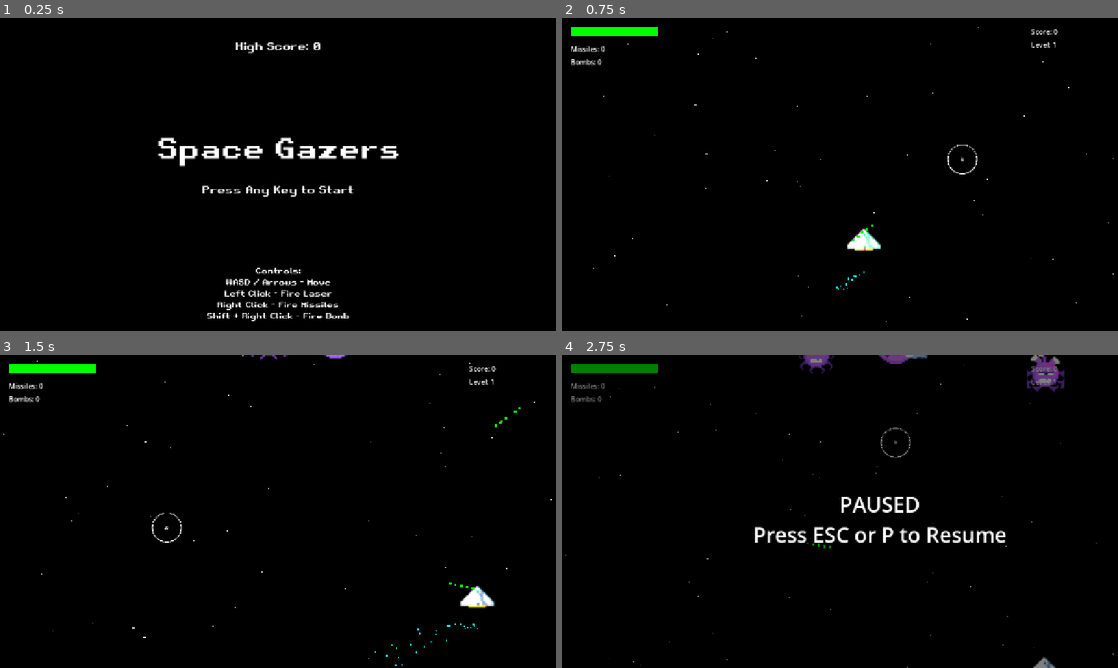
Above: before the commit, frames 1-4 (two rows, left to right).
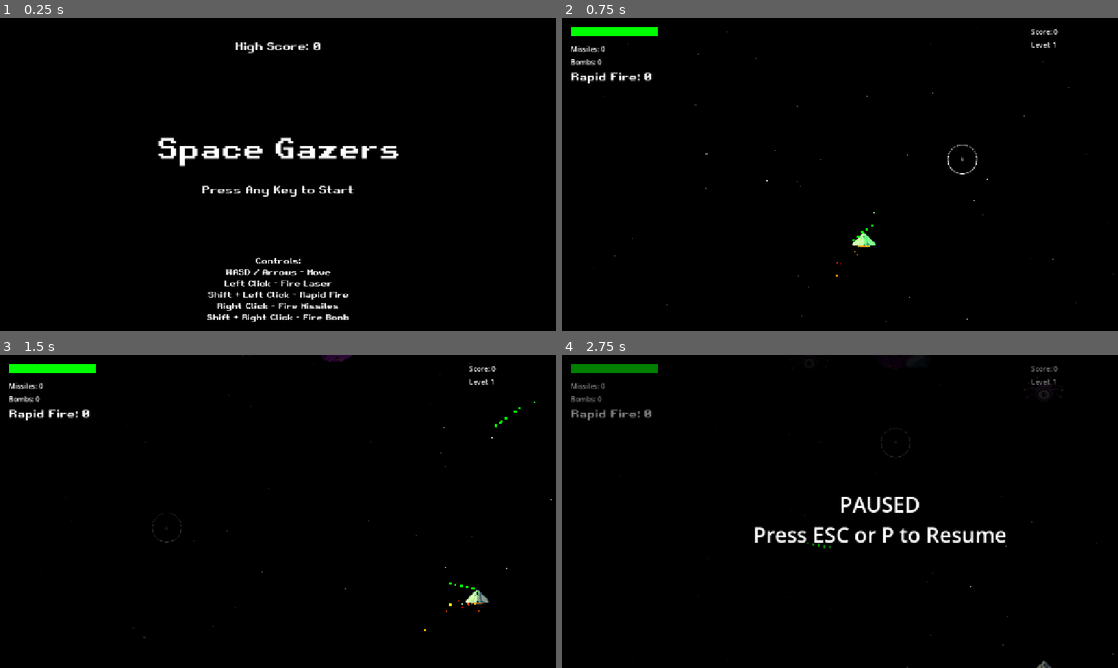
Above: after the commit, the same moments.

Repository: michaeldolearyjr/space-gazers
Game: Godot game, scene res://main_menu.tscn
The game is run twice, just before and just after one commit, with the same random seed, the same clock (stepped at 60 frames per second) and the same inputs. Sound files missing from this copy of the repository are replaced by a short silence.
Inputs (mouse positions are in pixels of both pictures, inside the frame that each line leads up to):
- Up to frame 1 (0.25 s): no input
- Up to frame 2 (0.75 s): tap Enter at 0.5 s; move the mouse to (962, 158) at 0.52 s; hold Right (ui_right) from 0.53 s (still down); hold Shift from 0.53 s (still down); click (962, 158) at 0.67 s
- Up to frame 3 (1.5 s): move the mouse to (166, 527) at 1.27 s; release Right (ui_right) at 1.28 s; release Shift at 1.28 s; hold Down (ui_down) from 1.28 s (still down); tap Shift at 1.35 s; click (166, 527) at 1.42 s
- Up to frame 4 (2.75 s): move the mouse to (895, 442) at 2.02 s; release Down (ui_down) at 2.03 s; hold Right (ui_right) from 2.03 s (still down); hold Shift from 2.03 s (still down); tap P at 2.1 s; click (895, 442) at 2.17 s

The runs differ from the first frame. In frame 1, 1.5% of the frame differs, in the area x 37-63%, y 76-98%; in frame 2, 0.6%; in frame 3, 0.8%; in frame 4, 1.3%.

Commit message:
updating game art

Diff:
--- a/asteroid.gd
+++ b/asteroid.gd
@@ -40,7 +40,7 @@
 	hp -= amount
 	if hp <= 0:
 		if get_node_or_null("/root/Global"):
-			get_node("/root/Global").add_score(100)
+			get_node("/root/Global").add_score(10000)
 		var gameplay = get_tree().current_scene
 		if gameplay and gameplay.has_method("play_explosion"):
 			gameplay.play_explosion(global_position, Color.GRAY)
--- a/enemy_ship.gd
+++ b/enemy_ship.gd
@@ -5,6 +5,7 @@
 var speedy: float = 0
 var bullet_timer: float = 0.0
 var anim_timer: float = 0.0
+var hit_timer: float = 0.0
 
 func _ready() -> void:
 	scale = Vector2(3.5, 3.5)
@@ -12,9 +13,18 @@
 	collision_mask = 17
 	body_entered.connect(_on_body_entered)
 
+	if has_node("Sprite2D"):
+		$Sprite2D.hframes = 1
+		$Sprite2D.vframes = 1
+		var tex = $Sprite2D.texture
+		if tex:
+			var frame_width = tex.get_width()
+			var sprite_scale = 32.0 / frame_width
+			$Sprite2D.scale = Vector2(sprite_scale, sprite_scale)
+
 	if has_node("CollisionShape2D"):
 		var circle = CircleShape2D.new()
-		circle.radius = 8.0
+		circle.radius = 16.0
 		$CollisionShape2D.shape = circle
 
 	speedx = randf_range(-6.0, 6.0) * 10.0
@@ -24,12 +34,14 @@
 	# Removed AnimationPlayer default play so custom animation logic works
 
 func _process(delta: float) -> void:
-	anim_timer += delta
-	if anim_timer > 0.1:
-		anim_timer = 0.0
-		if has_node("Sprite2D"):
-			var s = $Sprite2D
-			s.frame = (s.frame + 1) % s.hframes
+	if hit_timer > 0:
+		hit_timer -= delta
+		if hit_timer <= 0 and has_node("Sprite2D"):
+			$Sprite2D.modulate = Color.WHITE
+
+	if has_node("Sprite2D"):
+		$Sprite2D.rotation += 3.0 * delta # Continually rotate
+
 
 	global_position.x += speedx * delta
 	global_position.y += speedy * delta
@@ -40,7 +52,7 @@
 
 	if global_position.y > viewport_rect.size.y + 100:
 		if get_node_or_null("/root/Global"):
-			get_node("/root/Global").add_score(-int(speedy * 2))
+			get_node("/root/Global").add_score(-int(speedy * 200))
 		queue_free()
 
 	queue_redraw()
@@ -58,9 +70,14 @@
 
 func take_damage(amount: int):
 	hp -= amount
+
+	if has_node("Sprite2D"):
+		$Sprite2D.modulate = Color(5, 0, 0, 1) # Bright solid red flash
+		hit_timer = 0.1
+
 	if hp <= 0:
 		if get_node_or_null("/root/Global"):
-			get_node("/root/Global").add_score(5000)
+			get_node("/root/Global").add_score(500000)
 		var gameplay = get_tree().current_scene
 		if gameplay and gameplay.has_method("play_explosion"):
 			gameplay.play_explosion(global_position, Color.BLUE)
--- a/gameplay.gd
+++ b/gameplay.gd
@@ -15,6 +15,7 @@
 @onready var level_label = $UI/LevelLabel
 @onready var missile_label = $UI/MissileAmmoLabel
 @onready var bomb_label = $UI/BombAmmoLabel
+var rapid_fire_label: Label
 
 var spawn_timer: float = 0.0
 
@@ -48,7 +49,7 @@
 
 	var global = get_node_or_null("/root/Global")
 	if global:
-		max_enemies_per_level = 10 + (global.level * 5)
+		max_enemies_per_level = 15 + (global.level * 10)
 		max_enemy_ships_per_level = global.level * 1
 
 	# Start background music if present
@@ -57,6 +58,7 @@
 		if stream is AudioStreamOggVorbis:
 			stream.loop = true
 		$MusicPlayer.stream = stream
+		$MusicPlayer.volume_db = -10.0
 		$MusicPlayer.play()
 
 	# Setup Healthbar
@@ -81,6 +83,15 @@
 		missile_label.position = Vector2(20, 60)
 	if has_node("UI/BombAmmoLabel"):
 		bomb_label.position = Vector2(20, 90)
+
+	# Create rapid fire label
+	rapid_fire_label = Label.new()
+	rapid_fire_label.position = Vector2(20, 120)
+	var font = load("res://assets/RetroGaming.ttf")
+	if font:
+		rapid_fire_label.add_theme_font_override("font", font)
+		rapid_fire_label.add_theme_font_size_override("font_size", 24)
+	$UI.add_child(rapid_fire_label)
 
 	if has_node("UI/FadeOverlay"):
 		$UI/FadeOverlay.hide()
@@ -167,6 +178,7 @@
 	var sfx = AudioStreamPlayer2D.new()
 	sfx.stream = load("res://assets/audio/explosion.ogg")
 	sfx.global_position = pos
+	sfx.volume_db = -10.0
 	add_child(sfx)
 	sfx.play()
 	sfx.finished.connect(sfx.queue_free)
@@ -243,7 +255,7 @@
 			enemy_ships_spawned_this_level = 0
 			var global = get_node_or_null("/root/Global")
 			if global:
-				max_enemies_per_level = 10 + (global.level * 5)
+				max_enemies_per_level = 15 + (global.level * 10)
 				max_enemy_ships_per_level = global.level * 1
 		_update_ui()
 		return
@@ -289,6 +301,8 @@
 		healthbar.value = (float(player.health) / 196.0) * 100.0
 		missile_label.text = "Missiles: " + str(player.missiles_ammo)
 		bomb_label.text = "Bombs: " + str(player.bombs_ammo)
+		if is_instance_valid(rapid_fire_label):
+			rapid_fire_label.text = "Rapid Fire: " + str(player.rapid_fire_ammo)
 
 func _handle_spawning(delta: float):
 	if level_timer >= level_duration:
@@ -302,13 +316,14 @@
 		var global = get_node_or_null("/root/Global")
 		var current_level = global.level if global else 1
 
-		spawn_timer = max(0.1, 0.5 - (current_level * 0.02)) # Spawns get faster
-		var speed_multiplier = 1.0 + (current_level * 0.15) # Speed increases
-
-		# Probability checks based on level (simplified)
+		spawn_timer = max(0.05, 0.5 - (current_level * 0.08)) # Spawns get much faster
+		var speed_multiplier = 1.0 + (current_level * 0.4) # Speed increases aggressively
+
+		# Probability checks based on level
 		var rand = randf()
 
-		if rand < 0.2:
+		var gazer_prob = min(0.8, 0.2 + (current_level * 0.1))
+		if rand < gazer_prob:
 			var g = gazer_template.duplicate()
 			g.show()
 			var viewport = get_viewport_rect()
@@ -338,6 +353,8 @@
 		if rand < 0.02:
 			var p = powerup_template.duplicate()
 			p.show()
+			var types = ["health", "rapid", "missile", "bomb"]
+			p.type = types[randi() % types.size()]
 			var viewport = get_viewport_rect()
 			p.global_position = Vector2(randf_range(0, viewport.size.x), -50)
 			$Powerups.add_child(p)
@@ -382,3 +399,17 @@
 		dir = (player.global_position - pos).normalized()
 	laser.velocity = dir * 400.0
 	$EnemyBullets.add_child(laser)
+
+func spawn_gazer_laser(pos: Vector2):
+	var laser = red_laser_template.duplicate()
+	laser.show()
+	laser.global_position = pos
+	laser.modulate = Color.PURPLE
+	laser.laser_color = Color.PURPLE
+	if laser.has_node("Sprite2D"):
+		laser.get_node("Sprite2D").modulate = Color.PURPLE
+	var dir = Vector2(0, 1) # default down
+	if is_instance_valid(player):
+		dir = (player.global_position - pos).normalized()
+	laser.velocity = dir * 400.0
+	$EnemyBullets.add_child(laser)
--- a/gameplay.tscn
+++ b/gameplay.tscn
@@ -2,8 +2,8 @@
 
 [ext_resource type="Script" uid="uid://0fivahx02qdv" path="res://player.gd" id="1_n4psk"]
 [ext_resource type="Script" uid="uid://cj0f4scxdhu5b" path="res://gameplay.gd" id="1_oe8ih"]
+[ext_resource type="Texture2D" uid="uid://4r4u6r4nhx8v" path="res://assets/images/player_ship.png" id="3_eglai"]
 [ext_resource type="Script" uid="uid://duj88plc1nt78" path="res://laser.gd" id="3_fbudy"]
-[ext_resource type="Texture2D" uid="uid://dsqt0pty2a50q" path="res://assets/images/ship_pixel.png" id="3_x2ust"]
 [ext_resource type="AudioStream" uid="uid://bjevfx0iw0grg" path="res://assets/audio/shoot.ogg" id="3_xuee5"]
 [ext_resource type="Texture2D" uid="uid://3e0ifh7g15ut" path="res://assets/images/light.png" id="4_eglai"]
 [ext_resource type="Script" uid="uid://coyvvw3prwafu" path="res://gazer.gd" id="5_0m7cd"]
@@ -14,10 +14,10 @@
 [ext_resource type="Script" uid="uid://b5umv44n7tpmj" path="res://cursor.gd" id="8_7y1a3"]
 [ext_resource type="Texture2D" uid="uid://b56au7chihoau" path="res://assets/images/cursor.png" id="8_m1ld8"]
 [ext_resource type="Script" uid="uid://bram08r3pak68" path="res://redlaser.gd" id="9_2em84"]
-[ext_resource type="Texture2D" uid="uid://xueob1s68rvk" path="res://assets/images/beholder.png" id="11_0kugc"]
+[ext_resource type="Texture2D" uid="uid://bodmquogfj1xc" path="res://gazer.png" id="13_eglai"]
 [ext_resource type="Texture2D" uid="uid://n861mxci02bj" path="res://assets/images/asteroid_sm.png" id="13_hwi80"]
-[ext_resource type="Texture2D" uid="uid://cq82vmeytn7x1" path="res://assets/images/enemy_ship.png" id="15_td3eq"]
 [ext_resource type="Script" uid="uid://dwkggviro1nfk" path="res://powerup.gd" id="16_yr68n"]
+[ext_resource type="Texture2D" uid="uid://dnfb1e2lnvs8" path="res://assets/images/enemy_ship_3.png" id="17_eglai"]
 
 [sub_resource type="CircleShape2D" id="CircleShape2D_smepj"]
 radius = 44.0
@@ -29,6 +29,9 @@
 [node name="Gameplay" type="Node2D" unique_id=408052574]
 script = ExtResource("1_oe8ih")
 
+[node name="CanvasModulate" type="CanvasModulate" parent="." unique_id=1296579637]
+color = Color(0.1, 0.1, 0.1, 1)
+
 [node name="StarField" type="GPUParticles2D" parent="." unique_id=432403867]
 
 [node name="Player" type="CharacterBody2D" parent="." unique_id=694365698]
@@ -36,7 +39,7 @@
 script = ExtResource("1_n4psk")
 
 [node name="Sprite2D" type="Sprite2D" parent="Player" unique_id=556364802]
-texture = ExtResource("3_x2ust")
+texture = ExtResource("3_eglai")
 hframes = 4
 vframes = 4
 
@@ -47,6 +50,7 @@
 
 [node name="Flashlight" type="PointLight2D" parent="Player" unique_id=94922381]
 texture = ExtResource("4_eglai")
+texture_scale = 0.5
 
 [node name="AnimationPlayer" type="AnimationPlayer" parent="Player" unique_id=1746089602]
 
@@ -95,9 +99,9 @@
 script = ExtResource("5_0m7cd")
 
 [node name="Sprite2D" type="Sprite2D" parent="Enemies/Gazer" unique_id=1553749726]
-texture = ExtResource("11_0kugc")
-hframes = 9
-vframes = 2
+texture = ExtResource("13_eglai")
+hframes = 7
+vframes = 3
 
 [node name="CollisionShape2D" type="CollisionShape2D" parent="Enemies/Gazer" unique_id=728251332]
 
@@ -116,9 +120,7 @@
 script = ExtResource("7_1qy1k")
 
 [node name="Sprite2D" type="Sprite2D" parent="Enemies/EnemyShip" unique_id=702614153]
-texture = ExtResource("15_td3eq")
-hframes = 4
-vframes = 2
+texture = ExtResource("17_eglai")
 
 [node name="CollisionShape2D" type="CollisionShape2D" parent="Enemies/EnemyShip" unique_id=1286506299]
 
--- a/gazer.gd
+++ b/gazer.gd
@@ -6,9 +6,10 @@
 var bullet_timer: float = 0.0
 var score_value: int = 0
 var anim_timer: float = 0.0
+var state: String = "move"
 
 func _ready() -> void:
-	scale = Vector2(3.5, 3.5)
+	scale = Vector2(2.0, 2.0)
 	collision_layer = 2
 	collision_mask = 17
 	body_entered.connect(_on_body_entered)
@@ -20,55 +21,93 @@
 
 	speedx = randf_range(-6.0, 6.0) * 10.0
 	speedy = randf_range(2.0, 16.0) * 10.0
-	bullet_timer = randf_range(0.5, 3.0)
+	bullet_timer = randf_range(5.0, 15.0)
+
+	if has_node("AnimationPlayer"):
+		$AnimationPlayer.stop()
+		$AnimationPlayer.active = false
 
 	# Removed AnimationPlayer default play so custom animation logic works
 
 func _process(delta: float) -> void:
 	anim_timer += delta
-	if anim_timer > 0.1:
+	if anim_timer > 0.05: # Runs at 20 FPS instead of 10 FPS for smoother animation
 		anim_timer = 0.0
 		if has_node("Sprite2D"):
 			var s = $Sprite2D
-			s.frame = (s.frame + 1) % s.hframes
+			if state == "move":
+				if s.frame < 0 or s.frame > 6:
+					s.frame = 0
+				else:
+					if s.frame == 6:
+						s.frame = 0
+					else:
+						s.frame += 1
+			elif state == "shoot":
+				if s.frame < 7 or s.frame > 13:
+					s.frame = 7
+				else:
+					if s.frame == 13:
+						state = "move"
+						s.frame = 0
+					else:
+						s.frame += 1
+						if s.frame == 10:
+							if get_parent().get_parent().has_method("spawn_gazer_laser"):
+								get_parent().get_parent().spawn_gazer_laser(global_position)
+			elif state == "die":
+				if s.frame < 14 or s.frame > 20:
+					s.frame = 14
+				else:
+					if s.frame == 20:
+						queue_free()
+					else:
+						s.frame += 1
 
-	global_position.x += speedx * delta
-	global_position.y += speedy * delta
+	if state != "die":
+		global_position.x += speedx * delta
+		global_position.y += speedy * delta
 
-	# Bounce off sides
-	var viewport_rect = get_viewport_rect()
-	if global_position.x < 0 or global_position.x > viewport_rect.size.x:
-		speedx = -speedx
+		# Bounce off sides
+		var viewport_rect = get_viewport_rect()
+		if global_position.x < 0 or global_position.x > viewport_rect.size.x:
+			speedx = -speedx
 
-	# Delete if off bottom
-	if global_position.y > viewport_rect.size.y + 100:
-		if get_node_or_null("/root/Global"):
-			# Penalty for letting it pass
-			get_node("/root/Global").add_score(-int(speedy))
-		queue_free()
+		# Delete if off bottom
+		if global_position.y > viewport_rect.size.y + 100:
+			if get_node_or_null("/root/Global"):
+				get_node("/root/Global").add_score(-int(speedy * 100))
+			queue_free()
+
+		_handle_shooting(delta)
 
 	queue_redraw()
-	_handle_shooting(delta)
 
 func _handle_shooting(delta: float):
+	if state == "shoot": return
 	bullet_timer -= delta
 	if bullet_timer <= 0:
-		shoot()
-		bullet_timer = randf_range(1.0, 5.0)
-
-func shoot():
-	if get_parent().get_parent().has_method("spawn_enemy_laser"):
-		get_parent().get_parent().spawn_enemy_laser(global_position)
+		state = "shoot"
+		if has_node("Sprite2D"):
+			$Sprite2D.frame = 7
+		bullet_timer = randf_range(8.0, 15.0)
 
 func take_damage(amount: int):
+	if state == "die": return
 	hp -= amount
 	if hp <= 0:
+		state = "die"
+		if has_node("Sprite2D"):
+			$Sprite2D.frame = 14
+		if has_node("CollisionShape2D"):
+			$CollisionShape2D.set_deferred("disabled", true)
+
 		if get_node_or_null("/root/Global"):
-			get_node("/root/Global").add_score(1500) # Base score
+			get_node("/root/Global").add_score(150000) # Base score
+
 		var gameplay = get_tree().current_scene
 		if gameplay and gameplay.has_method("play_explosion"):
 			gameplay.play_explosion(global_position, Color.PURPLE)
-		queue_free()
 
 func _on_body_entered(body: Node2D):
 	if body.name == "Player" and body.has_method("take_damage"):
--- a/main_menu.tscn
+++ b/main_menu.tscn
@@ -79,6 +79,7 @@
 text = "Controls:
 WASD / Arrows - Move
 Left Click - Fire Laser
+Shift + Left Click - Rapid Fire
 Right Click - Fire Missiles
 Shift + Right Click - Fire Bomb"
 horizontal_alignment = 1
--- a/player.gd
+++ b/player.gd
@@ -6,9 +6,10 @@
 var health: int = 196
 var missiles_ammo: int = 0
 var bombs_ammo: int = 0
-var rapid_fire_timer: float = 0.0
+var rapid_fire_ammo: int = 0
 var bullet_timer: float = 0.0
 var hit_timer: float = 0.0
+var is_dying: bool = false
 
 @onready var sprite = $Sprite2D
 
@@ -16,6 +17,14 @@
 	scale = Vector2(3.5, 3.5)
 	collision_layer = 1
 	collision_mask = 14
+
+	if has_node("Sprite2D"):
+		var tex = $Sprite2D.texture
+		if tex:
+			var frame_width = tex.get_width() / float($Sprite2D.hframes)
+			# Scale the Sprite2D down so it visually matches the original 16px width
+			var sprite_scale = 16.0 / frame_width
+			$Sprite2D.scale = Vector2(sprite_scale, sprite_scale)
 
 	if has_node("CollisionShape2D"):
 		var circle = CircleShape2D.new()
@@ -27,26 +36,34 @@
 	global_position = Vector2(vp.x / 2.0, vp.y / 2.0 + 150.0)
 
 	var exhaust = CPUParticles2D.new()
-	exhaust.amount = 30
-	exhaust.lifetime = 0.5
+	exhaust.amount = 10
+	exhaust.lifetime = 0.4
+	exhaust.lifetime_randomness = 0.5
+	exhaust.randomness = 1.0 # Random emission intervals
+	exhaust.emission_shape = CPUParticles2D.EMISSION_SHAPE_RECTANGLE
+	exhaust.emission_rect_extents = Vector2(6, 2)
 	exhaust.direction = Vector2(0, 1)
-	exhaust.spread = 20.0
+	exhaust.spread = 15.0
 	exhaust.gravity = Vector2(0, 0)
-	exhaust.initial_velocity_min = 50.0
-	exhaust.initial_velocity_max = 100.0
+	exhaust.initial_velocity_min = 60.0
+	exhaust.initial_velocity_max = 120.0
 	exhaust.scale_amount_min = 2.0
 	exhaust.scale_amount_max = 5.0
-	exhaust.color = Color.AQUA
-	exhaust.position = Vector2(0, 20)
+
+	var init_grad = Gradient.new()
+	init_grad.set_color(0, Color.RED)
+	init_grad.set_color(1, Color.ORANGE)
+	exhaust.color_initial_ramp = init_grad
+
+	exhaust.position = Vector2(0, 6)
 	exhaust.z_index = -1
 	add_child(exhaust)
 
 func _physics_process(delta: float) -> void:
+	if is_dying: return
+
 	if hit_timer > 0:
 		hit_timer -= delta
-
-	if rapid_fire_timer > 0:
-		rapid_fire_timer -= delta
 
 	var input_vector = Vector2.ZERO
 	input_vector.x = Input.get_axis("ui_left", "ui_right")
@@ -95,8 +112,13 @@
 
 	if bullet_timer <= 0:
 		if Input.is_mouse_button_pressed(MOUSE_BUTTON_LEFT):
-			shoot_laser()
-			bullet_timer = 0.3 if rapid_fire_timer <= 0 else 0.15
+			if Input.is_key_pressed(KEY_SHIFT) and rapid_fire_ammo > 0:
+				shoot_laser()
+				rapid_fire_ammo -= 1
+				bullet_timer = 0.1
+			else:
+				shoot_laser()
+				bullet_timer = 0.3
 		elif Input.is_mouse_button_pressed(MOUSE_BUTTON_RIGHT) and not Input.is_key_pressed(KEY_SHIFT):
 			if missiles_ammo > 0:
 				shoot_missile()
@@ -128,10 +150,42 @@
 			draw_circle(Vector2.ZERO, r, Color(0, 1, 0, 0.5))
 
 func take_damage(amount: int):
+	if is_dying: return
 	health -= amount
 	hit_timer = 0.5
 	if health <= 0:
+		is_dying = true
 		call_deferred("_die")
 
 func _die():
+	if has_node("Sprite2D"):
+		$Sprite2D.hide()
+	if has_node("CollisionShape2D"):
+		$CollisionShape2D.set_deferred("disabled", true)
+
+	if get_parent().has_method("play_explosion"):
+		get_parent().play_explosion(global_position, Color.WHITE)
+		get_parent().play_explosion(global_position, Color.AQUA) # Vaporize effect
+
+	Engine.time_scale = 0.1
+
+	var gameplay = get_parent()
+	if gameplay and gameplay.has_node("UI/FadeOverlay"):
+		var fade = gameplay.get_node("UI/FadeOverlay")
+
+		# Wait 8 seconds in slow motion before starting the fade
+		await get_tree().create_timer(8.0, true, false, true).timeout
+
+		fade.show()
+		var tween = create_tween()
+		# Scale speed up so it animates in real time despite slow mo
+		tween.set_speed_scale(1.0 / 0.1)
+		fade.color = Color(0, 0, 0, 0)
+		tween.tween_property(fade, "color", Color(0, 0, 0, 1), 5.0)
+
+		await get_tree().create_timer(5.0, true, false, true).timeout
+	else:
+		await get_tree().create_timer(13.0, true, false, true).timeout
+
+	Engine.time_scale = 1.0
 	get_tree().change_scene_to_file("res://game_over.tscn")
--- a/powerup.gd
+++ b/powerup.gd
@@ -6,23 +6,41 @@
 func _ready() -> void:
 	speedy = randf_range(5.0, 12.0) * 10.0
 	body_entered.connect(_on_body_entered)
-	scale = Vector2(3.0, 3.0)
 	collision_layer = 32
 	collision_mask = 1
 
-	# Randomize type if not set externally
-	if type == "health":
-		var types = ["health", "rapid", "missile", "bomb"]
-		type = types[randi() % types.size()]
+	# Type is now explicitly set by gameplay.gd before adding to the tree
 
 	if has_node("Sprite2D"):
-		$Sprite2D.texture = preload("res://assets/images/healthpack.png")
-		if type == "rapid":
-			$Sprite2D.modulate = Color.YELLOW
-		elif type == "missile":
-			$Sprite2D.modulate = Color.RED
-		elif type == "bomb":
-			$Sprite2D.modulate = Color.PURPLE
+		if type == "health":
+			$Sprite2D.texture = preload("res://assets/images/healthpack.png")
+			$Sprite2D.modulate = Color.WHITE
+			scale = Vector2(1.5, 1.5)
+		else:
+			$Sprite2D.hide()
+			scale = Vector2(2.0, 2.0)
+
+			var bg = ColorRect.new()
+			bg.color = Color.ORANGE
+			bg.size = Vector2(16, 20)
+			bg.position = Vector2(-8, -10)
+			add_child(bg)
+
+			var lbl = Label.new()
+			if type == "rapid":
+				lbl.text = "R"
+			elif type == "missile":
+				lbl.text = "M"
+			elif type == "bomb":
+				lbl.text = "B"
+
+			lbl.add_theme_font_size_override("font_size", 14)
+			lbl.add_theme_color_override("font_color", Color.BLACK)
+			lbl.horizontal_alignment = HORIZONTAL_ALIGNMENT_CENTER
+			lbl.vertical_alignment = VERTICAL_ALIGNMENT_CENTER
+			lbl.size = bg.size
+			lbl.position = bg.position
+			add_child(lbl)
 
 	if has_node("CollisionShape2D"):
 		var circle = CircleShape2D.new()
@@ -41,9 +59,14 @@
 		if type == "health":
 			body.health = min(body.health + 20, 196) # Adjust heal amount as needed
 		elif type == "rapid":
-			body.rapid_fire_timer = 10.0 # 10 seconds of rapid fire
+			body.rapid_fire_ammo += 50
 		elif type == "missile":
 			body.missiles_ammo += 3
 		elif type == "bomb":
 			body.bombs_ammo += 1
+
+		var global = get_node_or_null("/root/Global")
+		if global:
+			global.add_score(25000)
+
 		queue_free()
--- a/redlaser.gd
+++ b/redlaser.gd
@@ -2,6 +2,7 @@
 
 var velocity: Vector2 = Vector2.ZERO
 var damage: int = 15
+var laser_color: Color = Color.RED
 
 func _ready() -> void:
 	collision_layer = 8
@@ -24,11 +25,11 @@
 	particles.scale_amount_min = 4.0
 	particles.scale_amount_max = 6.0
 	particles.gravity = Vector2(0, 0)
-	particles.color = Color.RED
+	particles.color = laser_color
 
 	var light = PointLight2D.new()
 	light.texture = preload("res://assets/images/light.png")
-	light.color = Color.RED
+	light.color = laser_color
 	light.energy = 1.5
 	light.texture_scale = 0.3
 	particles.add_child(light)
Binary file added: assets/images/enemy_ship_2.png
Not shown, added: assets/images/enemy_ship_2.png.import
Binary file added: assets/images/enemy_ship_3.png
Not shown, added: assets/images/enemy_ship_3.png.import
Binary file added: assets/images/enemy_ship_concept.png
Not shown, added: assets/images/enemy_ship_concept.png.import
Binary file added: assets/images/gazer_concept.png
Not shown, added: assets/images/gazer_concept.png.import
Binary file added: assets/images/player_ship.png
Not shown, added: assets/images/player_ship.png.import
Binary file added: gazer.png
Not shown, added: gazer.png.import
(and 1 more such lines)
